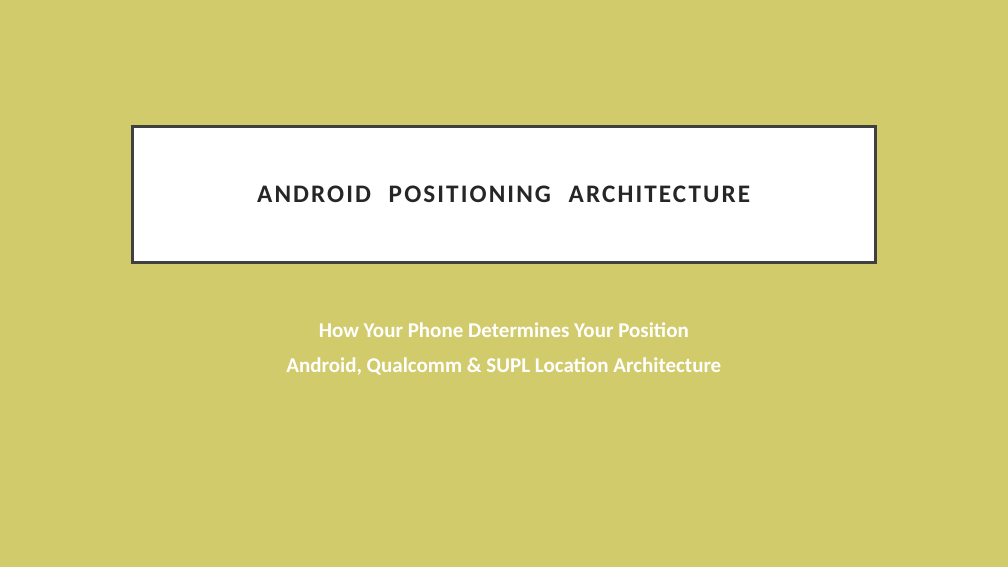
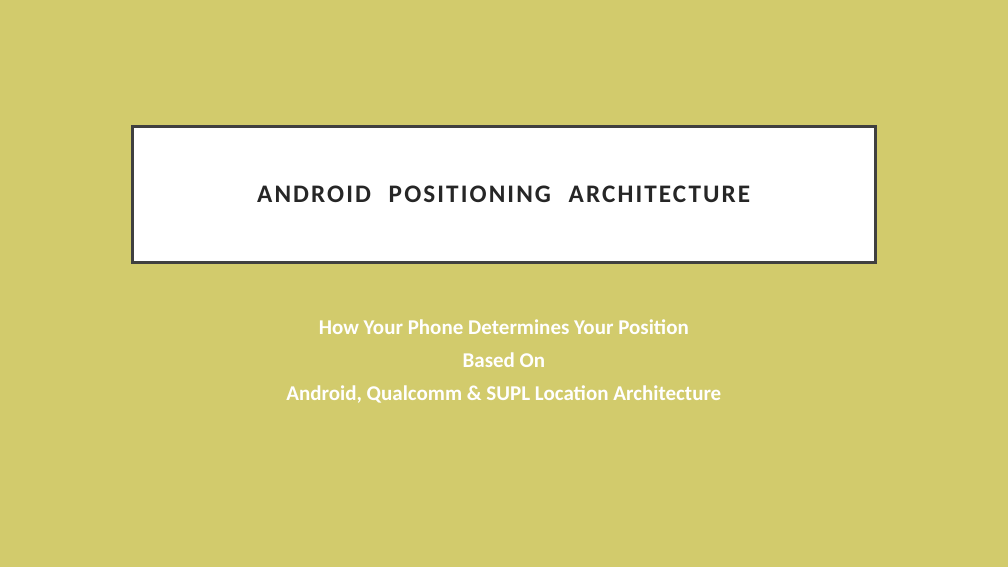
Before and after one commit to arkawick/AndroidPositioningArchitecture, a slide deck: slide 1 of PPT/Android Positioning Architecture Presentation.pptx. Drawn at 1008x567 pixels with LibreOffice and Linux fonts; fonts in the diff are those of the drawing. Boxes give left, top, right and bottom in pixels: in the first picture for what was removed or moved away, otherwise in the second. Text is boxed around its words. In the diff, an @@ line names an element or a change of style, - is before the commit and + after.

```diff
--- a/PPT/Android Positioning Architecture Presentation.pptx
+++ b/PPT/Android Positioning Architecture Presentation.pptx
@@ subtitle at bbox=[286, 319, 721, 403]: line spacing 1 to 0.9 @@
@@ subtitle at bbox=[463, 352, 545, 367]: paragraph added @@
+Based On
```
Also in this commit, not shown: 2 other slides changed, 13 slides added, 3 slides removed.
